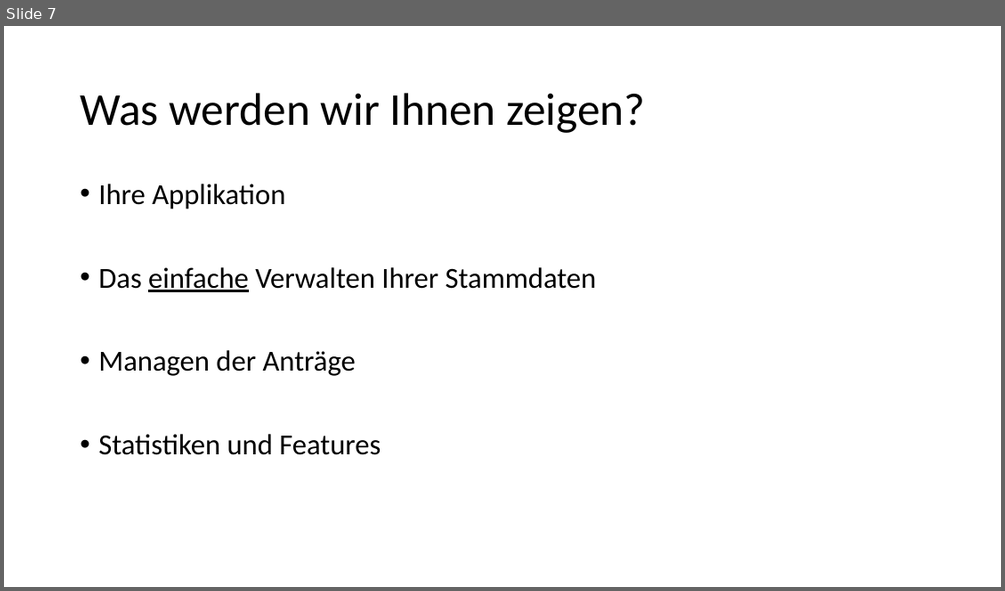
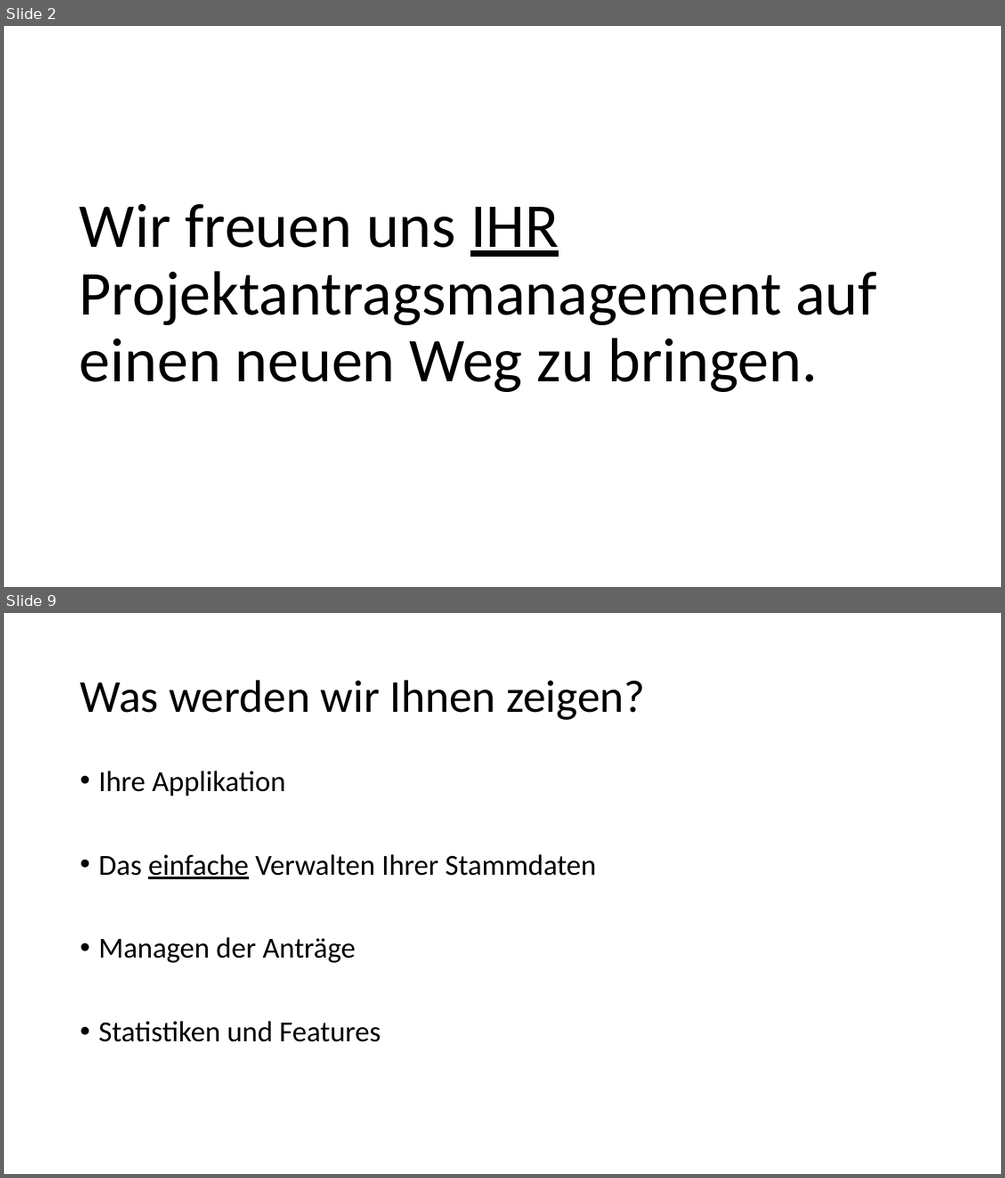
Before and after one commit to Masterarth/PM, a slide deck: documents/projectmanagement/Praesentationen/Abschlusspräsentation_v2.pptx. Shown one above the other, each under a label of ours: slide 7 before the commit, slides 2 and 9 after it; the slides between them are not shown. The pictures are 1005x591 and 1005x1178 pixels, drawn with LibreOffice and Linux fonts; fonts in the diff are those of the drawing. Boxes give left, top, right and bottom in pixels: in the first picture for what was removed or moved away, otherwise in the second. Text is boxed around its words. In the diff, an @@ line names an element or a change of style, - is before the commit and + after.

```diff
--- a/documents/projectmanagement/Praesentationen/Abschlusspräsentation_v2.pptx
+++ b/documents/projectmanagement/Praesentationen/Abschlusspräsentation_v2.pptx
@@ slide 2 added at <box>4,26,1001,587</box>, background #FFFFFF @@
@@ title added at <box>80,204,877,392</box>, 60 pt, text #000000 @@
+Wir freuen uns IHR Projektantragsmanagement auf einen neuen Weg zu bringen.
@@ what was slide 7 is now slide 9 @@
```
Also in this commit, not shown: 3 slides changed, 5 other slides added, 4 slides removed, 2 other files.
